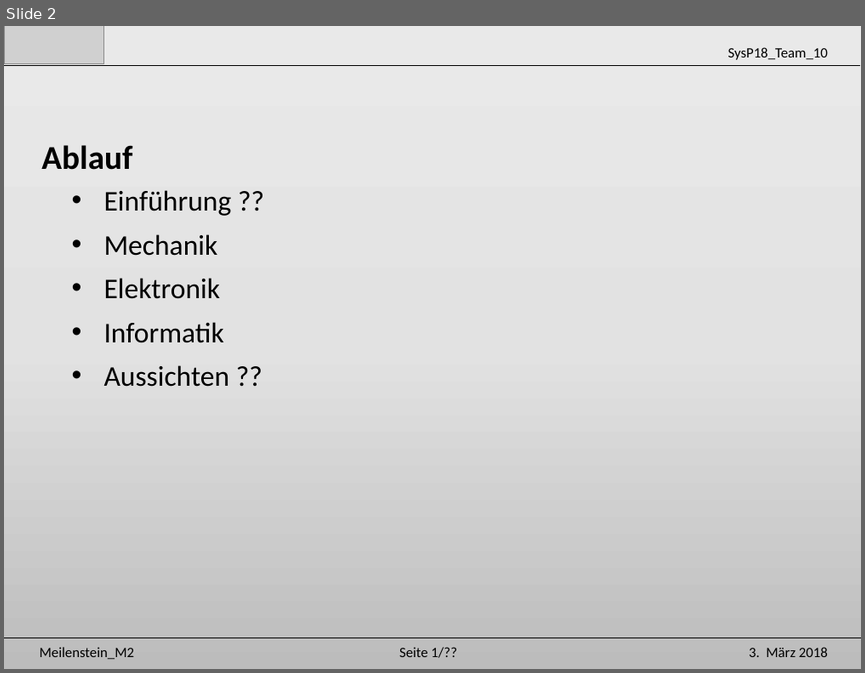
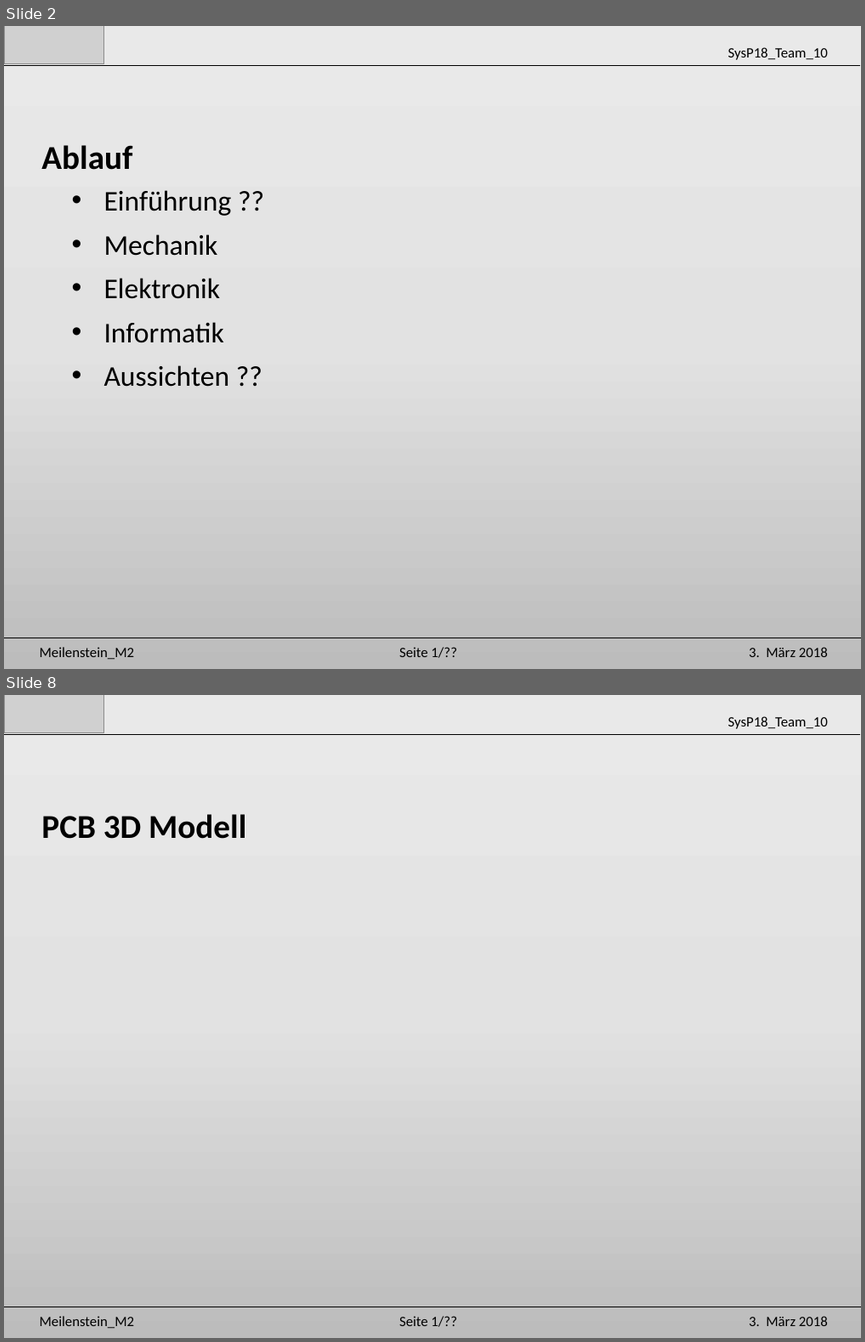
Before and after one commit to Unaqwyn/SysP18_1cv, a slide deck: 01_Organisation/02_Meilensteine/m2/M2_Elek.pptx. Shown one above the other, each under a label of ours: slide 2 before the commit, slides 2 and 8 after it; the slides between them are not shown. The pictures are 865x673 and 865x1342 pixels, drawn with LibreOffice and Linux fonts; fonts in the diff are those of the drawing; grey boxes stand for pictures. Boxes give left, top, right and bottom in pixels: in the first picture for what was removed or moved away, otherwise in the second. Text is boxed around its words. In the diff, an @@ line names an element or a change of style, - is before the commit and + after.

```diff
--- a/01_Organisation/02_Meilensteine/m2/M2_Elek.pptx
+++ b/01_Organisation/02_Meilensteine/m2/M2_Elek.pptx
@@ slide 8 added at bbox=[4, 695, 861, 1338], background gradient #EBEAEA to #E4E3E3 to #BDBCBC @@
@@ picture added at bbox=[4, 695, 104, 732] @@
@@ text added at bbox=[728, 716, 828, 729], 12 pt, text #000000 @@
+SysP18_Team_10
@@ line added from (4, 734) to (860, 734), #000000 0.5 pt @@
@@ text added at bbox=[41, 814, 246, 839], 28 pt, text #000000, bold @@
+PCB 3D Modell
@@ line added from (4, 1307) to (861, 1307), #000000 0.5 pt @@
@@ text added at bbox=[40, 1315, 135, 1328], 12 pt, text #000000 @@
+Meilenstein_M2
@@ text added at bbox=[399, 1315, 457, 1327], 12 pt, text #000000 @@
+Seite 1/??
@@ text added at bbox=[749, 1315, 828, 1326], 12 pt, text #000000 @@
+3. März 2018
```
Also in this commit, not shown: 2 slides changed, 7 other slides added, 10 other files.
